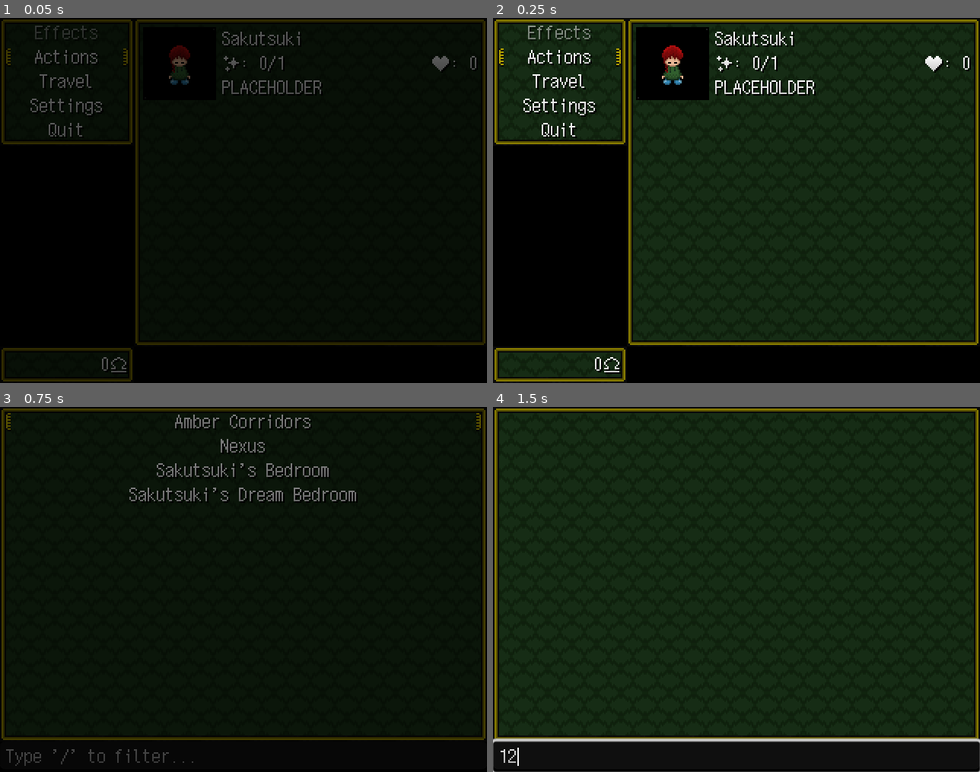
Above: before the commit, frames 1-4 (two rows, left to right).
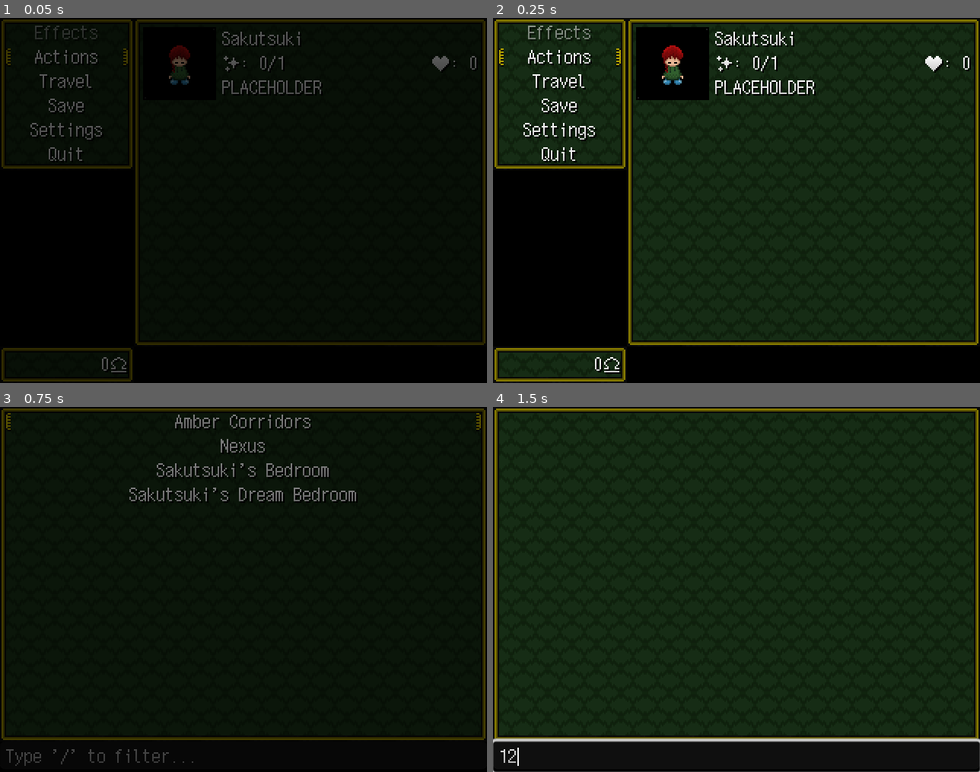
Above: after the commit, the same moments.

Repository: libre-nikki-devs/libre-nikki
Game: Godot game, scene res://scenes/ui/player_menu.tscn
The game is run twice, just before and just after one commit, with the same random seed, the same clock (stepped at 60 frames per second) and the same inputs. This scene is started directly instead of the project's main scene.
Inputs (mouse positions are in pixels of both pictures, inside the frame that each line leads up to):
- Up to frame 1 (0.05 s): no input
- Up to frame 2 (0.25 s): no input
- Up to frame 3 (0.75 s): click "Travel" at 0.5 s
- Up to frame 4 (1.5 s): click (736, 757) at 1.27 s; type "12" at 1.35 s

The runs differ from the first frame. In frame 1, 1.0% of the frame differs, in the area x 0-28%, y 22-42%; in frame 2, 2.5%; in frame 3, nothing differs; in frame 4, nothing differs.

Commit message:
Add Save button to Player Menu
Scenes saved in Game.persistent_data[scene_data] are not restored correctly yet.

Diff:
--- a/scenes/ui/player_menu.tscn
+++ b/scenes/ui/player_menu.tscn
@@ -14,6 +14,8 @@
 anchor_bottom = 1.0
 offset_right = -320.0
 offset_bottom = -240.0
+grow_horizontal = 2
+grow_vertical = 2
 scale = Vector2(2, 2)
 theme = ExtResource("1_enftr")
 script = ExtResource("2_01phm")
@@ -139,30 +141,51 @@
 focus_neighbor_left = NodePath(".")
 focus_neighbor_top = NodePath("../ActionsButton")
 focus_neighbor_right = NodePath(".")
+focus_neighbor_bottom = NodePath("../SaveButton")
+focus_next = NodePath("../SaveButton")
+focus_previous = NodePath("../ActionsButton")
+text = " "
+
+[node name="TravelLabel" type="Label" parent="SidePanelContainer/VBoxContainer/TravelButton"]
+layout_mode = 1
+anchors_preset = 15
+anchor_right = 1.0
+anchor_bottom = 1.0
+grow_horizontal = 2
+grow_vertical = 2
+text = "Travel"
+horizontal_alignment = 1
+vertical_alignment = 1
+
+[node name="SaveButton" type="Button" parent="SidePanelContainer/VBoxContainer"]
+layout_mode = 2
+focus_neighbor_left = NodePath(".")
+focus_neighbor_top = NodePath("../TravelButton")
+focus_neighbor_right = NodePath(".")
 focus_neighbor_bottom = NodePath("../SettingsButton")
 focus_next = NodePath("../SettingsButton")
-focus_previous = NodePath("../ActionsButton")
-text = " "
-
-[node name="TravelLabel" type="Label" parent="SidePanelContainer/VBoxContainer/TravelButton"]
-layout_mode = 1
-anchors_preset = 15
-anchor_right = 1.0
-anchor_bottom = 1.0
-grow_horizontal = 2
-grow_vertical = 2
-text = "Travel"
+focus_previous = NodePath("../TravelButton")
+text = " "
+
+[node name="SaveLabel" type="Label" parent="SidePanelContainer/VBoxContainer/SaveButton"]
+layout_mode = 1
+anchors_preset = 15
+anchor_right = 1.0
+anchor_bottom = 1.0
+grow_horizontal = 2
+grow_vertical = 2
+text = "Save"
 horizontal_alignment = 1
 vertical_alignment = 1
 
 [node name="SettingsButton" type="Button" parent="SidePanelContainer/VBoxContainer"]
 layout_mode = 2
 focus_neighbor_left = NodePath(".")
-focus_neighbor_top = NodePath("../TravelButton")
+focus_neighbor_top = NodePath("../SaveButton")
 focus_neighbor_right = NodePath(".")
 focus_neighbor_bottom = NodePath("../QuitButton")
 focus_next = NodePath("../QuitButton")
-focus_previous = NodePath("../TravelButton")
+focus_previous = NodePath("../SaveButton")
 text = " "
 
 [node name="SettingsLabel" type="Label" parent="SidePanelContainer/VBoxContainer/SettingsButton"]
@@ -225,5 +248,6 @@
 [connection signal="pressed" from="SidePanelContainer/VBoxContainer/EffectsButton" to="." method="_on_effects_button_pressed"]
 [connection signal="pressed" from="SidePanelContainer/VBoxContainer/ActionsButton" to="." method="_on_actions_button_pressed"]
 [connection signal="pressed" from="SidePanelContainer/VBoxContainer/TravelButton" to="." method="_on_travel_button_pressed"]
+[connection signal="pressed" from="SidePanelContainer/VBoxContainer/SaveButton" to="." method="_on_save_button_pressed"]
 [connection signal="pressed" from="SidePanelContainer/VBoxContainer/SettingsButton" to="." method="_on_settings_button_pressed"]
 [connection signal="pressed" from="SidePanelContainer/VBoxContainer/QuitButton" to="." method="_on_quit_button_pressed"]
--- a/scripts/ui/player_menu.gd
+++ b/scripts/ui/player_menu.gd
@@ -20,6 +20,7 @@
 @onready var effects_label = get_node("SidePanelContainer/VBoxContainer/EffectsButton/EffectsLabel")
 @onready var actions_button = get_node("SidePanelContainer/VBoxContainer/ActionsButton")
 @onready var travel_button = get_node("SidePanelContainer/VBoxContainer/TravelButton")
+@onready var save_button = get_node("SidePanelContainer/VBoxContainer/SaveButton")
 @onready var settings_button = get_node("SidePanelContainer/VBoxContainer/SettingsButton")
 @onready var quit_button = get_node("SidePanelContainer/VBoxContainer/QuitButton")
 @onready var money_panel = get_node("MoneyPanel")
@@ -80,8 +81,10 @@
 
 	if OS.is_debug_build():
 		travel_button.show()
+		save_button.show()
 	else:
 		travel_button.hide()
+		save_button.hide()
 
 @export var side_menu: Control
 
@@ -147,3 +150,6 @@
 
 func _on_travel_button_pressed() -> void:
 	open("res://scenes/ui/travel_menu.tscn")
+
+func _on_save_button_pressed() -> void:
+	open("res://scenes/ui/save_manager.tscn")
--- a/scripts/ui/save_manager.gd
+++ b/scripts/ui/save_manager.gd
@@ -114,7 +114,7 @@
 
 func _on_save_button_pressed(slot):
 	save_game(slot)
-	close()
+	get_root_menu().close()
 
 func _on_load_button_pressed(slot):
 	load_game(slot)
